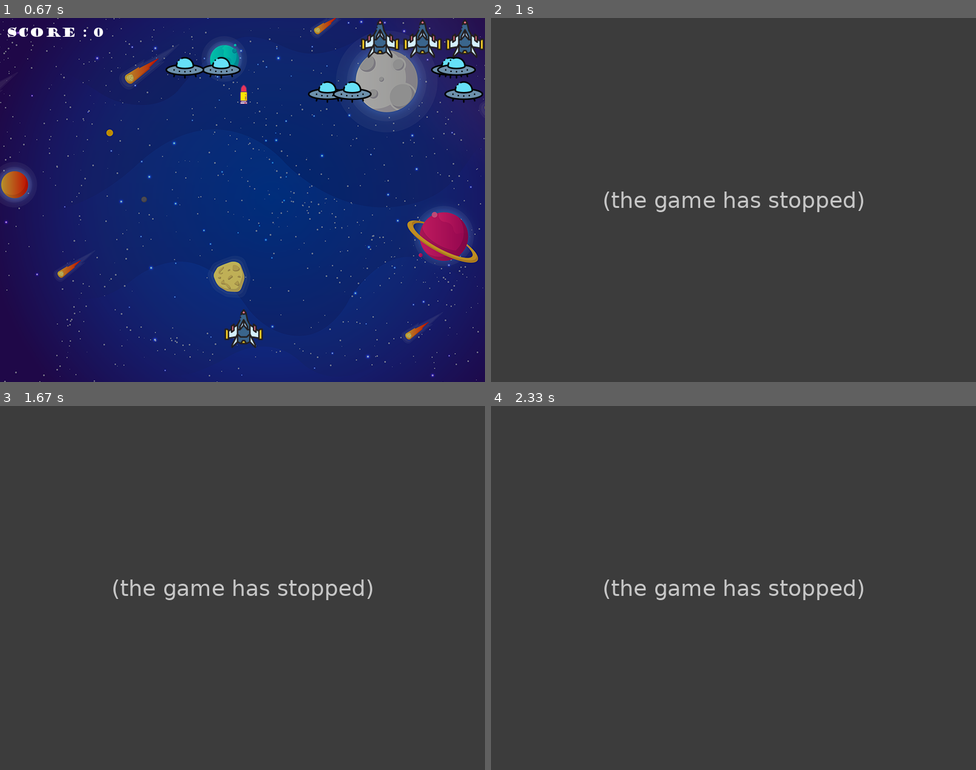
Above: before the commit, frames 1-4 (two rows, left to right).
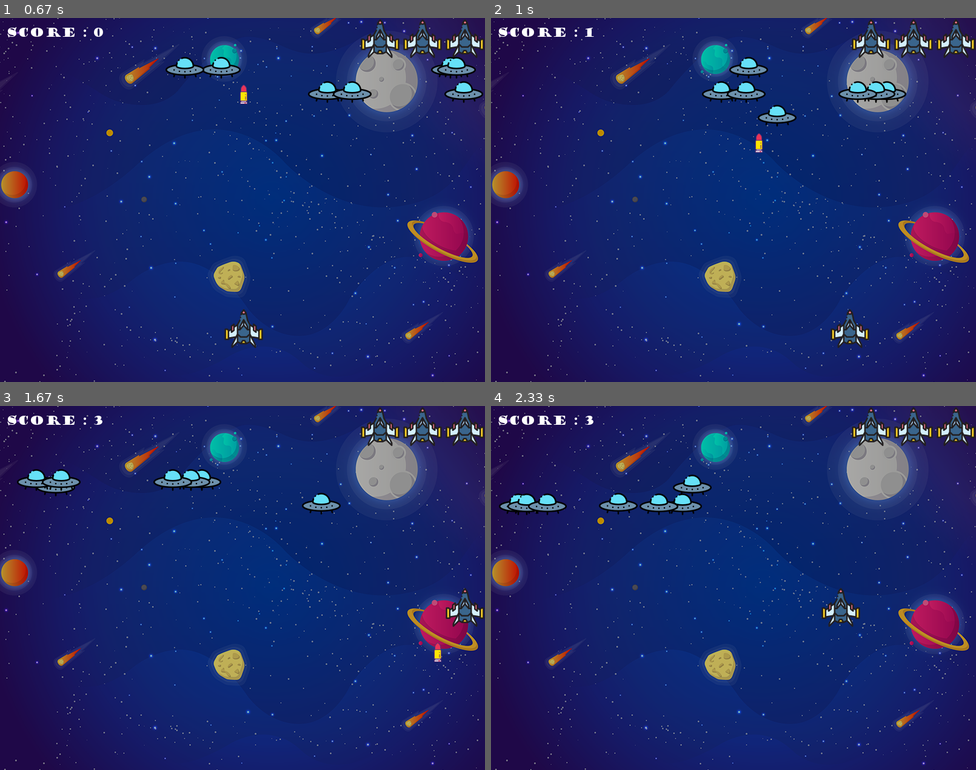
Above: after the commit, the same moments.

Repository: H4UK/Alien-Invasion-PYGAME
Game: pygame game, started from M_A.py
Two runs of this game, one before a commit and one after it. Both use one fixed random seed, a clock stepped at 60 frames per second and the inputs below.
Inputs:
- Up to frame 1 (0.67 s): tap Space at 0.33 s
- Up to frame 2 (1 s): hold Right from 0.67 s (still down); tap Space at 0.73 s
- Up to frame 3 (1.67 s): tap Space at 1.03, 1.23, 1.57 s; release Right at 1.13 s; hold Up 1.17-1.47 s; hold Right from 1.5 s (still down)
- Up to frame 4 (2.33 s): tap Space at 1.87, 2.07 s; release Right at 1.97 s; hold Left from 2 s (still down)

Frame 1 is identical in both runs. In frame 2, 100% of the frame differs, in the area x 0-100%, y 0-100%; in frame 3, 100%; in frame 4, 100%.
Error before the commit: NameError: name 'smoke' is not defined (M_A.py line 160); the game stopped at 0.67 s (later frames are placeholders)

Commit message:
Errors fixed
Fixed smoke errors

Diff:
--- a/M_A.py
+++ b/M_A.py
@@ -157,12 +157,12 @@
 
             if event.key == pygame.K_RIGHT or event.key == pygame.K_d:
                 playerX_change = speed_s
-                smoke(smokeX, smokeY)
+
                 print("PRESSED RIGHT")
 
             if event.key == pygame.K_LEFT or event.key == pygame.K_a:
                 playerX_change = -speed_s
-                smoke(smokeX, smokeY)
+
                 print("PRESSED LEFT")
 
             if event.key == pygame.K_q:
@@ -170,12 +170,12 @@
 
             if event.key == pygame.K_UP or event.key == pygame.K_w:
                 playerY_change = -speed_s
-                smoke(smokeX, smokeY)
+
                 print("PRESSED UP")
 
             if event.key == pygame.K_DOWN or event.key == pygame.K_s:
                 playerY_change = speed_s
-                smoke(smokeX, smokeY)
+
                 print("PRESSED DOWN")
 
             if event.key == pygame.K_c:
@@ -197,19 +197,19 @@
 
         if event.type == pygame.KEYUP:
             if event.key == pygame.K_RIGHT or event.key == pygame.K_LEFT:
-                smoke(smokeX, smokeY)
+
                 playerX_change = 0
 
             if event.key == pygame.K_UP or event.key == pygame.K_DOWN:
-                smoke(smokeX, smokeY)
+
                 playerY_change = 0
 
             if event.key == pygame.K_a or event.key == pygame.K_d:
-                smoke(smokeX, smokeY)
+
                 playerX_change = 0
 
             if event.key == pygame.K_w or event.key == pygame.K_s:
-                smoke(smokeX, smokeY)
+
                 playerY_change = 0
 
     # Player movements
